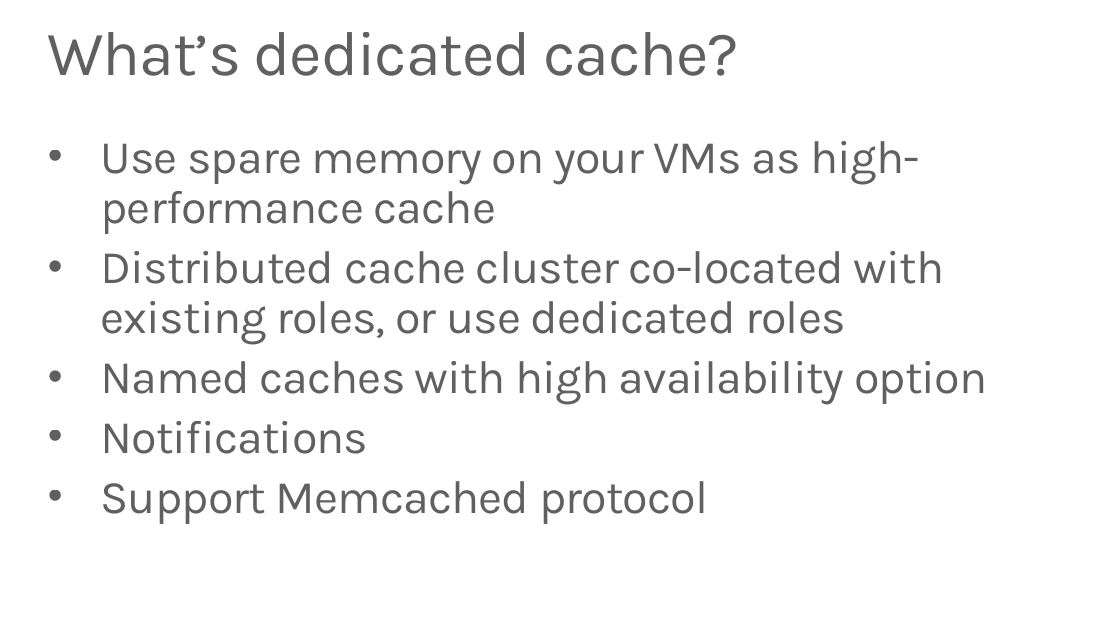
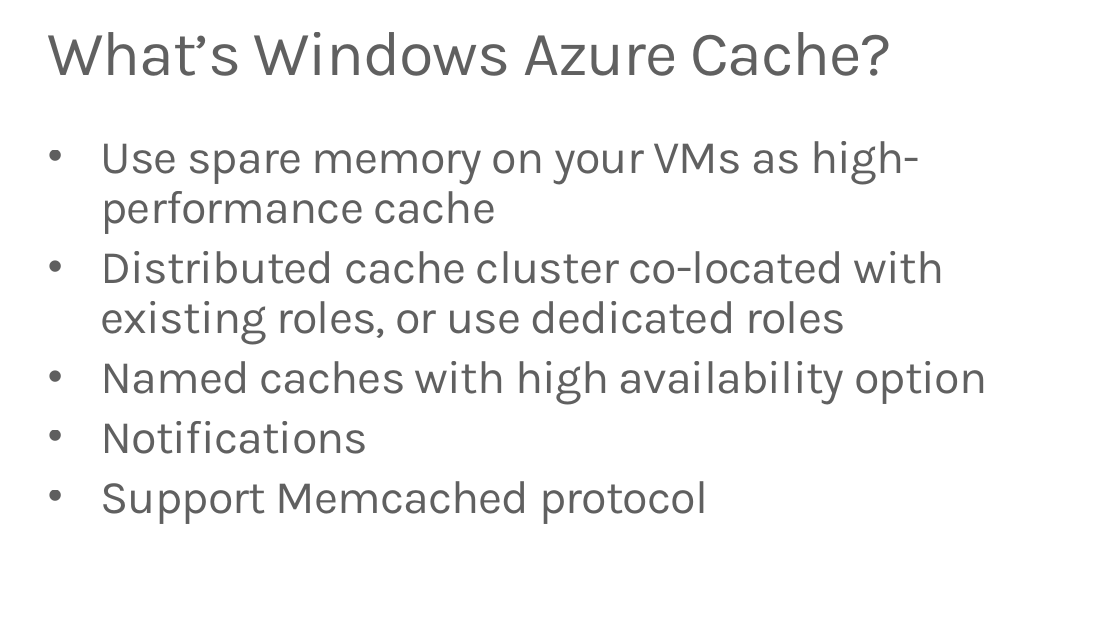
Before and after one commit to WindowsAzure-TrainingKit/PRESENTATION-DevCamps-CloudServices, a slide deck: slide 41 of DevCamps-CloudServices.pptx. Drawn at 1120x630 pixels with LibreOffice and Linux fonts; fonts in the diff are those of the drawing. Boxes give left, top, right and bottom in pixels: in the first picture for what was removed or moved away, otherwise in the second. Text is boxed around its words. In the diff, an @@ line names an element or a change of style, - is before the commit and + after.

```diff
--- a/DevCamps-CloudServices.pptx
+++ b/DevCamps-CloudServices.pptx
@@ title at [48,32,892,76]: text changed @@
-What’s dedicated cache?
+What’s Windows Azure Cache?
```
Also in this commit, not shown: 2 other slides changed.
